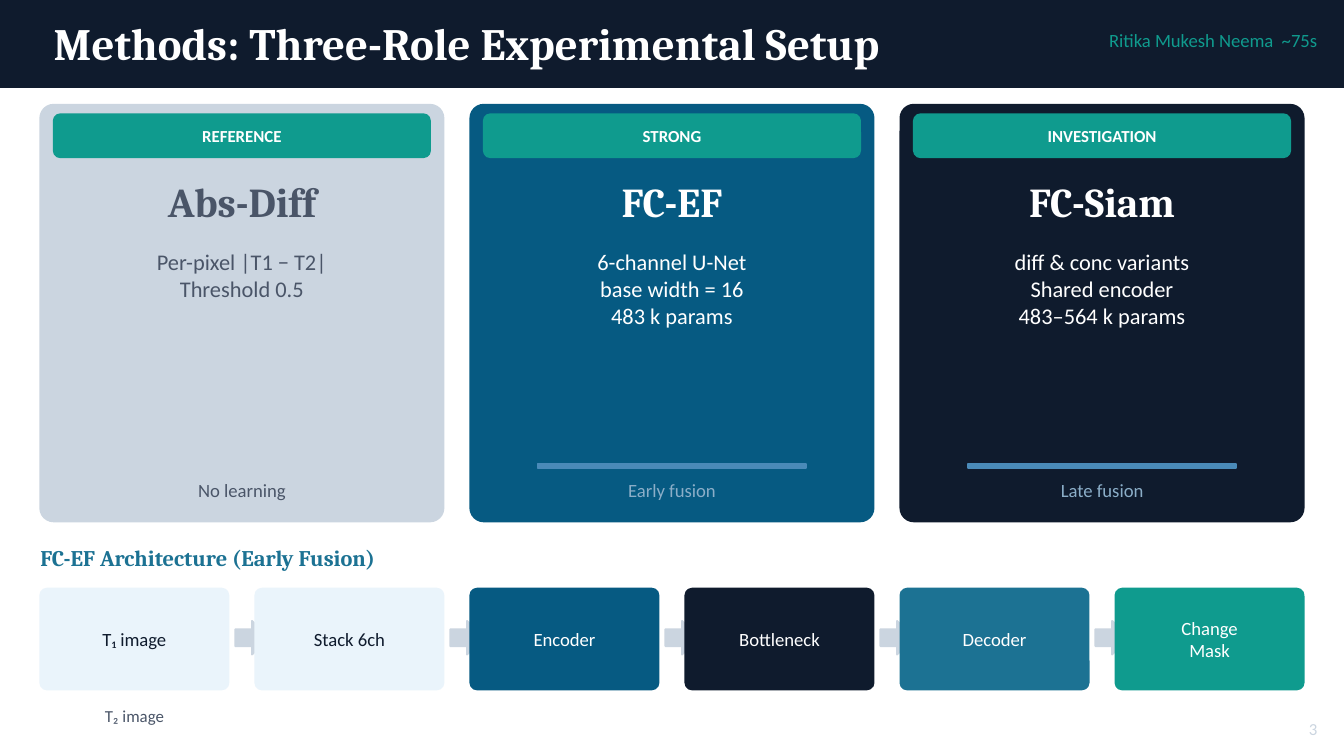
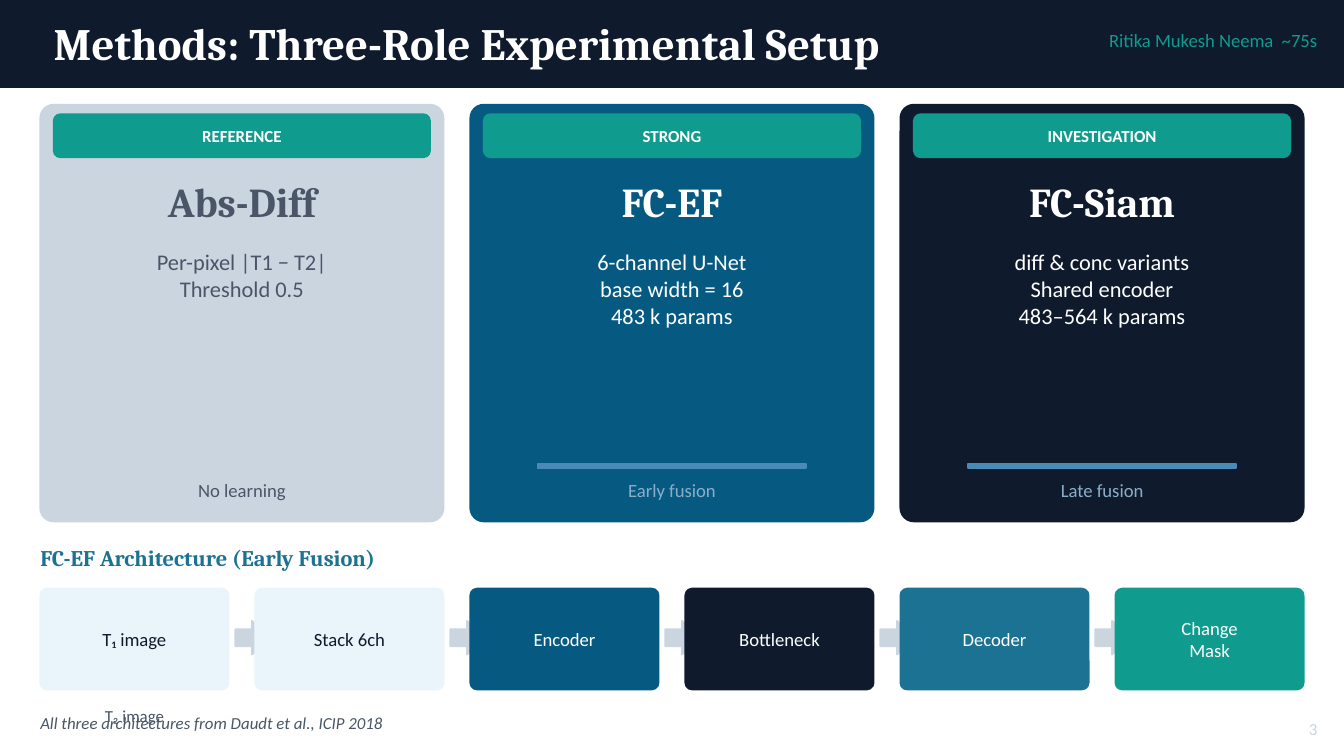
Before and after one commit to danwaseem/levir-change-detection, a slide deck: slide 4 of presentation/buildsafe_vision.pptx. Drawn at 1344x756 pixels with LibreOffice and Linux fonts; fonts in the diff are those of the drawing. Boxes give left, top, right and bottom in pixels: in the first picture for what was removed or moved away, otherwise in the second. Text is boxed around its words. In the diff, an @@ line names an element or a change of style, - is before the commit and + after.

```diff
--- a/presentation/buildsafe_vision.pptx
+++ b/presentation/buildsafe_vision.pptx
@@ text added at <box>40,715,382,731</box>, 9 pt, text #4A5568, italic @@
+All three architectures from Daudt et al., ICIP 2018
```
Also in this commit, not shown: 3 other slides changed.
